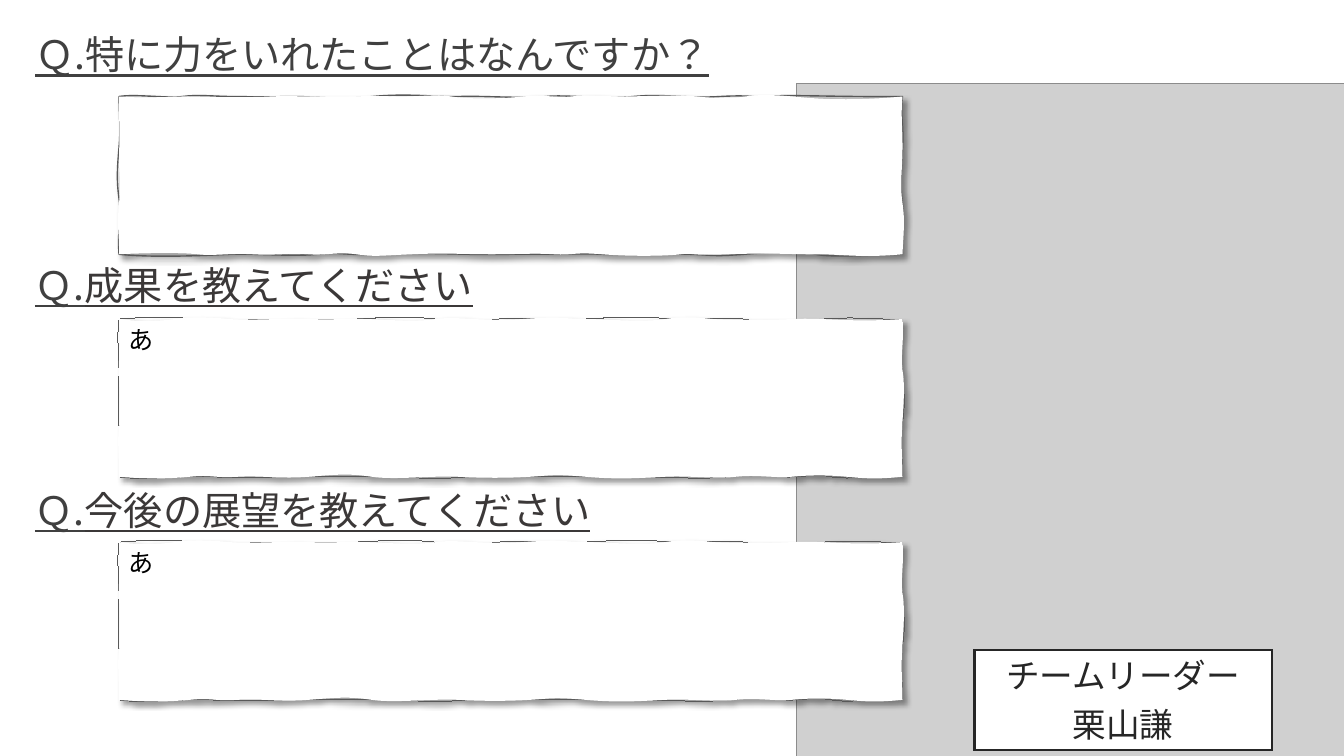
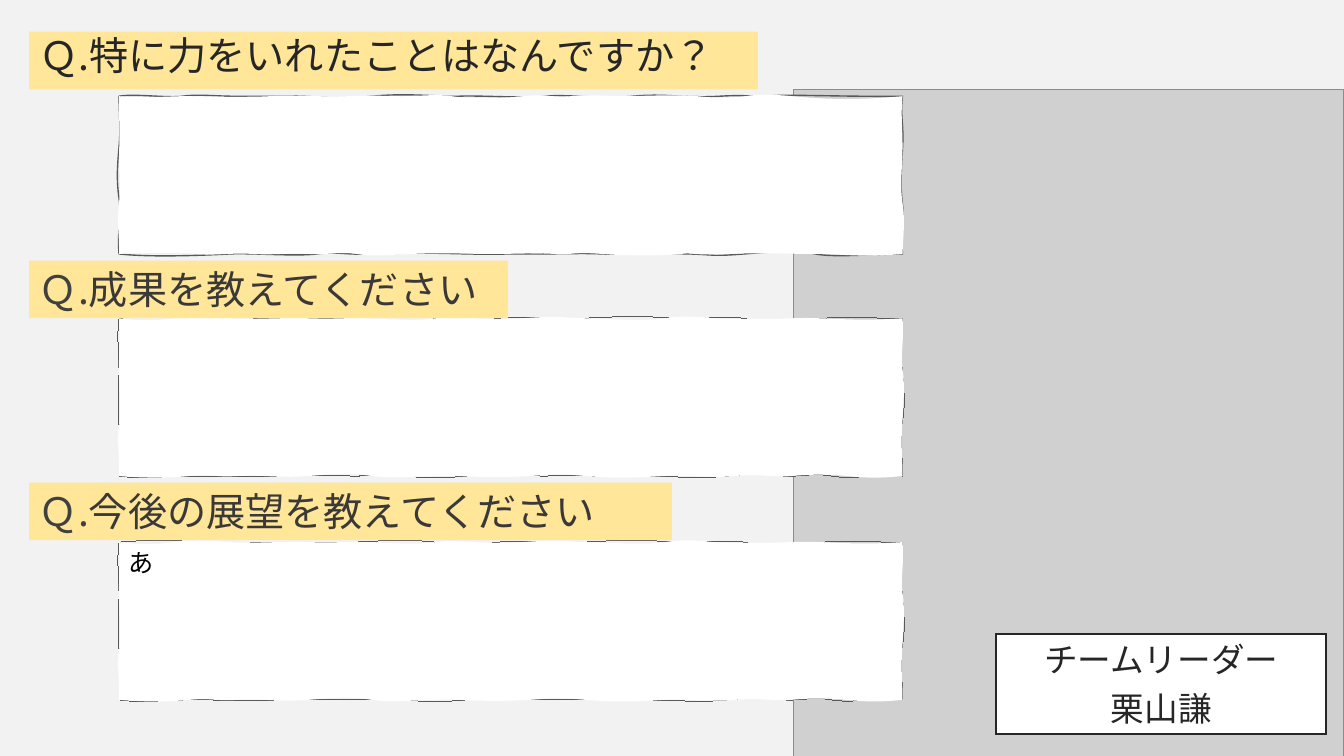
Before and after one commit to DOJO-2021/C-2, a slide deck: slide 17 of documents/SkyNHプレゼンテーションひな形4.pptx. Drawn at 1344x756 pixels with LibreOffice and Linux fonts; fonts in the diff are those of the drawing; grey boxes stand for pictures. Boxes give left, top, right and bottom in pixels: in the first picture for what was removed or moved away, otherwise in the second. Text is boxed around its words. In the diff, an @@ line names an element or a change of style, - is before the commit and + after.

```diff
--- a/documents/SkyNHプレゼンテーションひな形4.pptx
+++ b/documents/SkyNHプレゼンテーションひな形4.pptx
@@ background #FFFFFF to #F2F2F2 @@
@@ rectangle "Ｑ.特に力をいれたことはなんですか？": place and size @@
-rectangle "Ｑ.特に力をいれたことはなんですか？" at (35, 36, 709, 77)
+rectangle "Ｑ.特に力をいれたことはなんですか？" at (29, 31, 758, 89)
@@ rectangle "Ｑ.特に力をいれたことはなんですか？" at (29, 31, 758, 89): text colour #404040 to #262626, underline off; fill none to #FFE699 @@
@@ freeform shape at (119, 96, 902, 254): shadow off; outline redrawn @@
@@ picture: place and size @@
-picture at (797, 84, 1344, 756)
+picture at (793, 90, 1344, 756)
@@ rectangle "Ｑ.成果を教えてください" at (29, 260, 508, 318): underline off; fill none to #FFE699 @@
@@ rectangle "Ｑ.成果を教えてください": place and size @@
-rectangle "Ｑ.成果を教えてください" at (35, 260, 473, 307)
+rectangle "Ｑ.成果を教えてください" at (29, 260, 508, 318)
@@ freeform shape removed at (119, 320, 902, 478) @@
-あ
@@ freeform shape added at (119, 319, 902, 477), fill #FFFFFF, outline #595959 0.75 pt @@
@@ rectangle "Ｑ.今後の展望を教えてください": place and size @@
-rectangle "Ｑ.今後の展望を教えてください" at (35, 492, 591, 532)
+rectangle "Ｑ.今後の展望を教えてください" at (29, 483, 673, 540)
@@ rectangle "Ｑ.今後の展望を教えてください" at (29, 483, 673, 540): underline off; fill none to #FFE699 @@
@@ freeform shape "あ" at (119, 542, 902, 701): shadow off @@
@@ rectangle "チームリーダー": place and size @@
-rectangle "チームリーダー" at (975, 650, 1272, 750)
+rectangle "チームリーダー" at (996, 634, 1327, 734)
```
Also in this commit, not shown: 9 other slides changed, 5 slides added, 3 slides removed.
